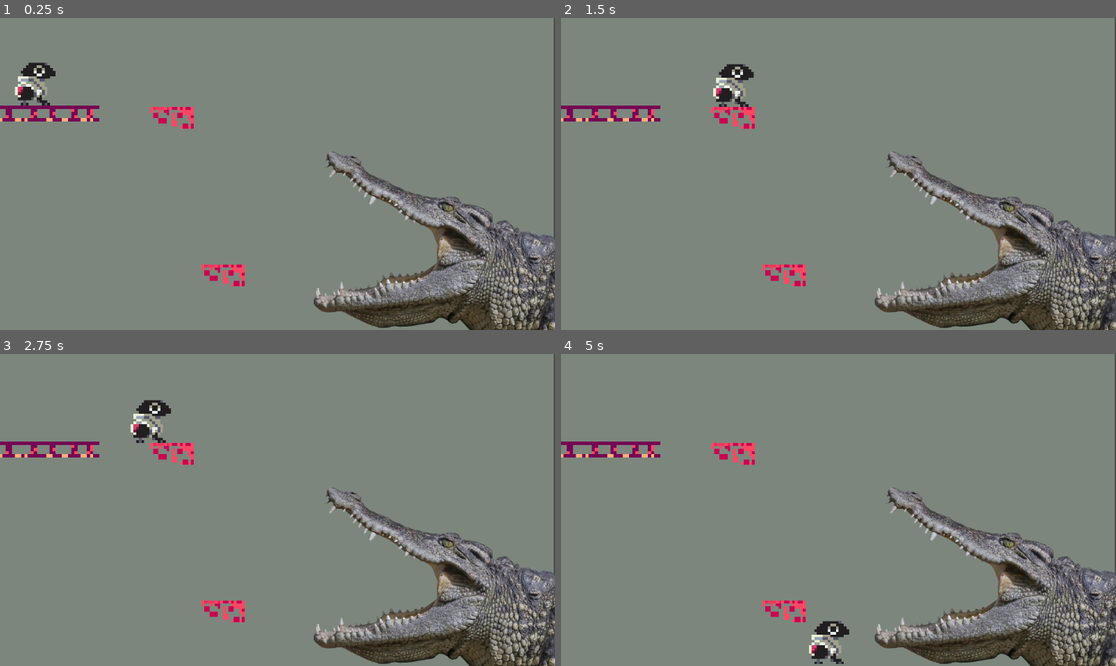
Above: before the commit, frames 1-4 (two rows, left to right).
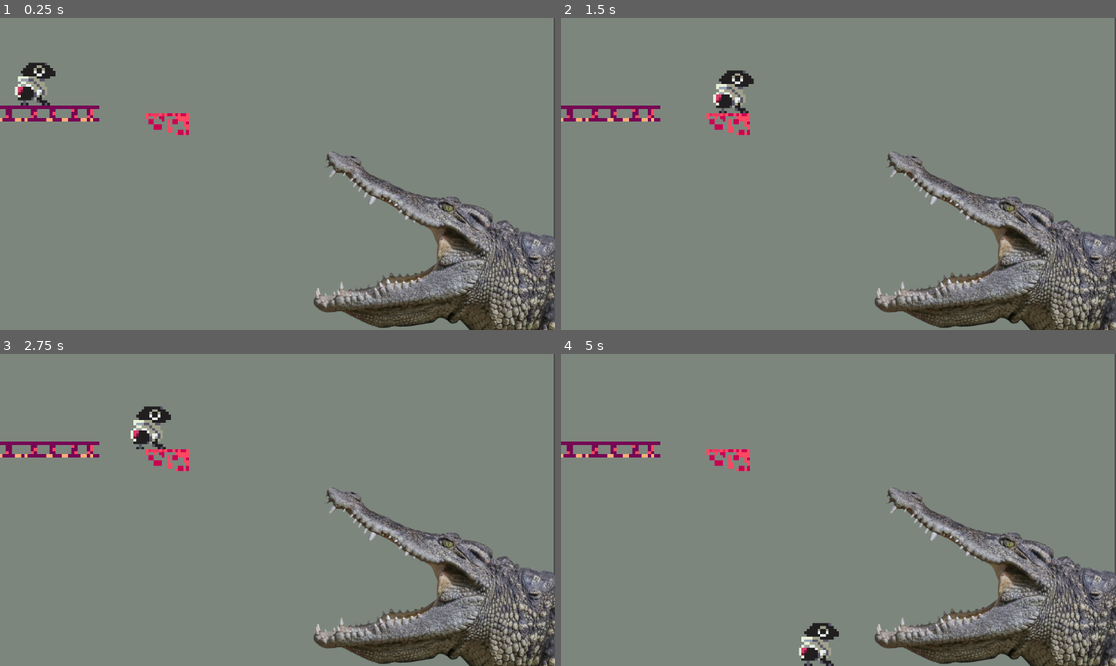
Above: after the commit, the same moments.

Repository: ennnui/2D-group-game
Game: Godot game, scene res://lvl.tscn
Same seed, same stepped clock (60 frames per second), same inputs: the game is played once before the commit and once after it.
Inputs:
- Up to frame 1 (0.25 s): no input
- Up to frame 2 (1.5 s): tap Enter (ui_accept) at 0.5 s; hold Right (ui_right) from 0.53 s (still down); tap Space (jump) at 0.77 s
- Up to frame 3 (2.75 s): tap Space (jump) at 1.52 s; release Right (ui_right) at 2.03 s; hold Left (ui_left) from 2.03 s (still down)
- Up to frame 4 (5 s): release Left (ui_left) at 2.78 s; hold Right (ui_right) 2.78-4.28 s; tap Space (jump) at 3.02, 3.77, 4.52 s; hold Left (ui_left) from 4.28 s (still down)

The runs differ from the first frame. In frame 1, 0.8% of the frame differs, in the area x 26-45%, y 28-86%; in frame 2, 1.4%; in frame 3, 1.4%; in frame 4, 1.6%, in the area x 26-52%, y 28-100%.

Commit message:
Working on moving platform

Diff:
--- a/dentl-clinik/lvl.tscn
+++ b/dentl-clinik/lvl.tscn
@@ -1,57 +1,54 @@
-[gd_scene load_steps=9 format=3 uid="uid://b6nfdqpeuo2ec"]
+[gd_scene format=3 uid="uid://b6nfdqpeuo2ec"]
 
 [ext_resource type="PackedScene" uid="uid://d0pmk23cb40rd" path="res://platformer_stat.tscn" id="1_xliyy"]
 [ext_resource type="PackedScene" uid="uid://cbro7qol3bvoh" path="res://bird_wiz.tscn" id="2_4iw1c"]
 [ext_resource type="PackedScene" uid="uid://k8fdej2ee7rl" path="res://platform_moving.tscn" id="3_4iw1c"]
 [ext_resource type="Texture2D" uid="uid://dhvsqkxi86csb" path="res://Assets/AdobeStock_449546878-removebg-preview.png" id="4_hx1ia"]
-[ext_resource type="Script" uid="uid://dhg4d2m0qgggi" path="res://collision_shape_2d.gd" id="5_2a1lc"]
-[ext_resource type="Script" uid="uid://01u0x7bilm4y" path="res://killbox.gd" id="5_k0o5b"]
+[ext_resource type="Script" path="res://collision_shape_2d.gd" id="5_2a1lc"]
+[ext_resource type="Script" path="res://killbox.gd" id="5_k0o5b"]
 
 [sub_resource type="RectangleShape2D" id="RectangleShape2D_hx1ia"]
 size = Vector2(336, 21.5106)
 
 [sub_resource type="WorldBoundaryShape2D" id="WorldBoundaryShape2D_2a1lc"]
 
-[node name="LVL" type="Node2D"]
+[node name="LVL" type="Node2D" unique_id=925290357]
 
-[node name="bkg" type="ColorRect" parent="."]
+[node name="bkg" type="ColorRect" parent="." unique_id=456223926]
 offset_right = 1149.0
 offset_bottom = 648.0
 color = Color(0.575372, 0.632566, 0.580099, 0.682353)
 metadata/_edit_lock_ = true
 
-[node name="Platformer Stat" parent="." instance=ExtResource("1_xliyy")]
+[node name="Platformer Stat" parent="." unique_id=2089455931 instance=ExtResource("1_xliyy")]
 position = Vector2(-7, 160)
 
-[node name="platform moving" parent="." instance=ExtResource("3_4iw1c")]
+[node name="platform moving" parent="." unique_id=1985015312 instance=ExtResource("3_4iw1c")]
 position = Vector2(32, 32)
 
-[node name="platform moving2" parent="." instance=ExtResource("3_4iw1c")]
-position = Vector2(138, 359)
-
-[node name="croc" type="Sprite2D" parent="."]
+[node name="croc" type="Sprite2D" parent="." unique_id=1312544020]
 position = Vector2(852, 449)
 texture = ExtResource("4_hx1ia")
 
-[node name="StaticBody2D" type="StaticBody2D" parent="croc"]
+[node name="StaticBody2D" type="StaticBody2D" parent="croc" unique_id=325653138]
 
-[node name="CollisionShape2D" type="CollisionShape2D" parent="croc/StaticBody2D"]
+[node name="CollisionShape2D" type="CollisionShape2D" parent="croc/StaticBody2D" unique_id=772521673]
 position = Vector2(-25.9752, 104.415)
 rotation = -0.274017
 shape = SubResource("RectangleShape2D_hx1ia")
 
-[node name="killbox" type="Area2D" parent="."]
+[node name="killbox" type="Area2D" parent="." unique_id=471621996]
 position = Vector2(-175, -113)
 scale = Vector2(1.01789, 1.25525)
 script = ExtResource("5_k0o5b")
 
-[node name="CollisionShape2D" type="CollisionShape2D" parent="killbox"]
+[node name="CollisionShape2D" type="CollisionShape2D" parent="killbox" unique_id=1012939293]
 position = Vector2(351.708, 610.238)
 scale = Vector2(1.94792, 2.9054)
 shape = SubResource("WorldBoundaryShape2D_2a1lc")
 script = ExtResource("5_2a1lc")
 
-[node name="bird wiz" parent="." instance=ExtResource("2_4iw1c")]
+[node name="bird wiz" parent="." unique_id=443955831 instance=ExtResource("2_4iw1c")]
 position = Vector2(-175, -113)
 scale = Vector2(1.00403, 1.00235)
 
--- a/dentl-clinik/platform_moving.tscn
+++ b/dentl-clinik/platform_moving.tscn
@@ -3,12 +3,18 @@
 [ext_resource type="Texture2D" uid="uid://bs5wodada4n7n" path="res://Assets/moving platform.png" id="1_edtjm"]
 
 [sub_resource type="Curve2D" id="Curve2D_edtjm"]
+bake_interval = 0.01
+_data = {
+"points": PackedVector2Array(0, 0, 0, 0, 326, 183, 0, 0, 0, 0, 326, 600)
+}
+point_count = 2
 
 [sub_resource type="RectangleShape2D" id="RectangleShape2D_edtjm"]
 size = Vector2(90, 45)
 
 [sub_resource type="Animation" id="Animation_edtjm"]
-length = 0.001
+length = 2.0
+loop_mode = 2
 tracks/0/type = "value"
 tracks/0/imported = false
 tracks/0/enabled = true
@@ -49,19 +55,25 @@
 curve = SubResource("Curve2D_edtjm")
 
 [node name="PathFollow2D" type="PathFollow2D" parent="Path2D" unique_id=1256122189]
+position = Vector2(326, 183)
+rotation = 1.5707964
 
 [node name="RemoteTransform2D" type="RemoteTransform2D" parent="Path2D/PathFollow2D" unique_id=398570126]
 remote_path = NodePath("../../AnimatableBody2D")
 
 [node name="AnimatableBody2D" type="AnimatableBody2D" parent="Path2D" unique_id=1735107981]
+position = Vector2(326, 183)
+rotation = 1.5707964
 
 [node name="MovingPlatform" type="Sprite2D" parent="Path2D/AnimatableBody2D" unique_id=1864735249]
-position = Vector2(325.00003, 322)
+position = Vector2(151.99998, 11.0000305)
+rotation = -1.5707964
 scale = Vector2(5.6218753, 5.6218753)
 texture = ExtResource("1_edtjm")
 
 [node name="CollisionShape2D" type="CollisionShape2D" parent="Path2D/AnimatableBody2D" unique_id=432750822]
-position = Vector2(325, 175.5)
+position = Vector2(6.000003, 11)
+rotation = -1.5707964
 shape = SubResource("RectangleShape2D_edtjm")
 
 [node name="AnimationPlayer" type="AnimationPlayer" parent="Path2D" unique_id=873923625]
Not shown, changed: dentl-clinik/Assets/AdobeStock_449546878-removebg-preview.png.import
Not shown, changed: dentl-clinik/Assets/Untitled.png.import
Not shown, changed: dentl-clinik/Assets/moving platform.png.import
Not shown, changed: dentl-clinik/Assets/start point stat.png.import
Not shown, changed: dentl-clinik/Rook-Sheet.png.import
Not shown, changed: dentl-clinik/icon.svg.import
Not shown, changed: .DS_Store
